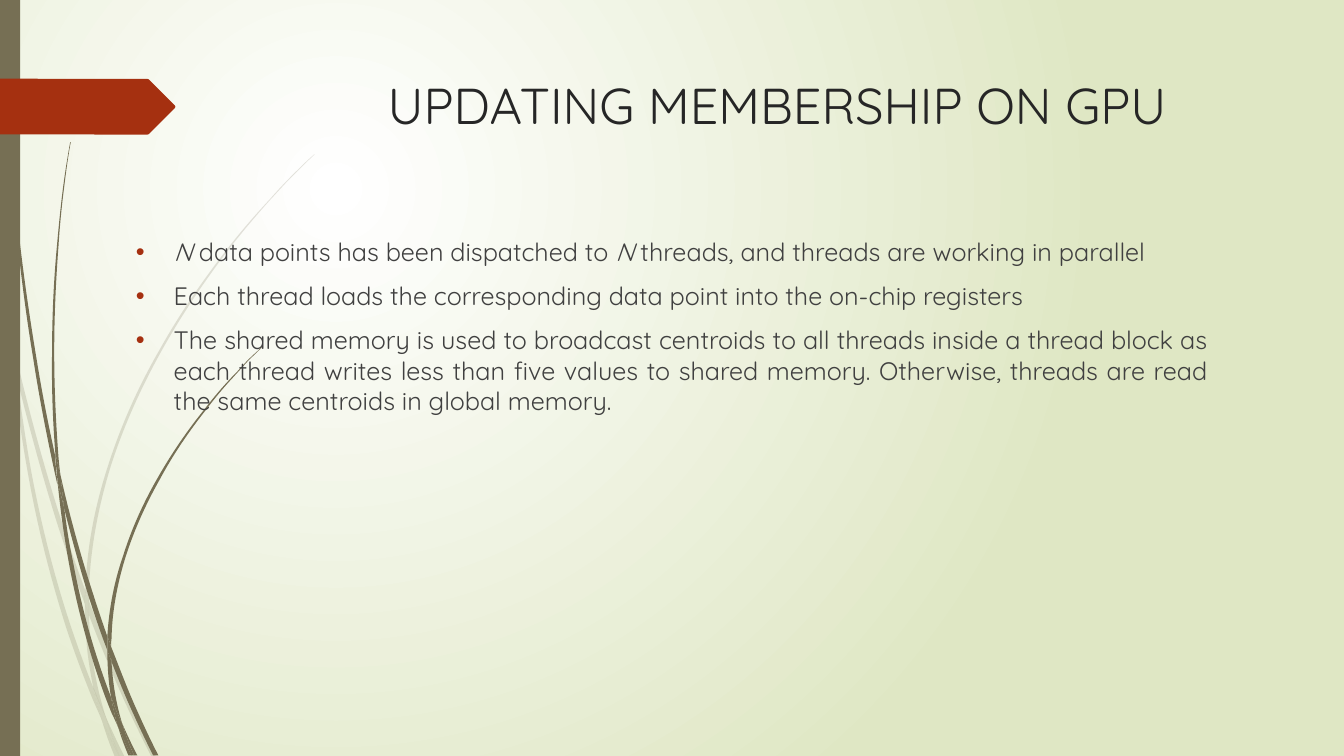
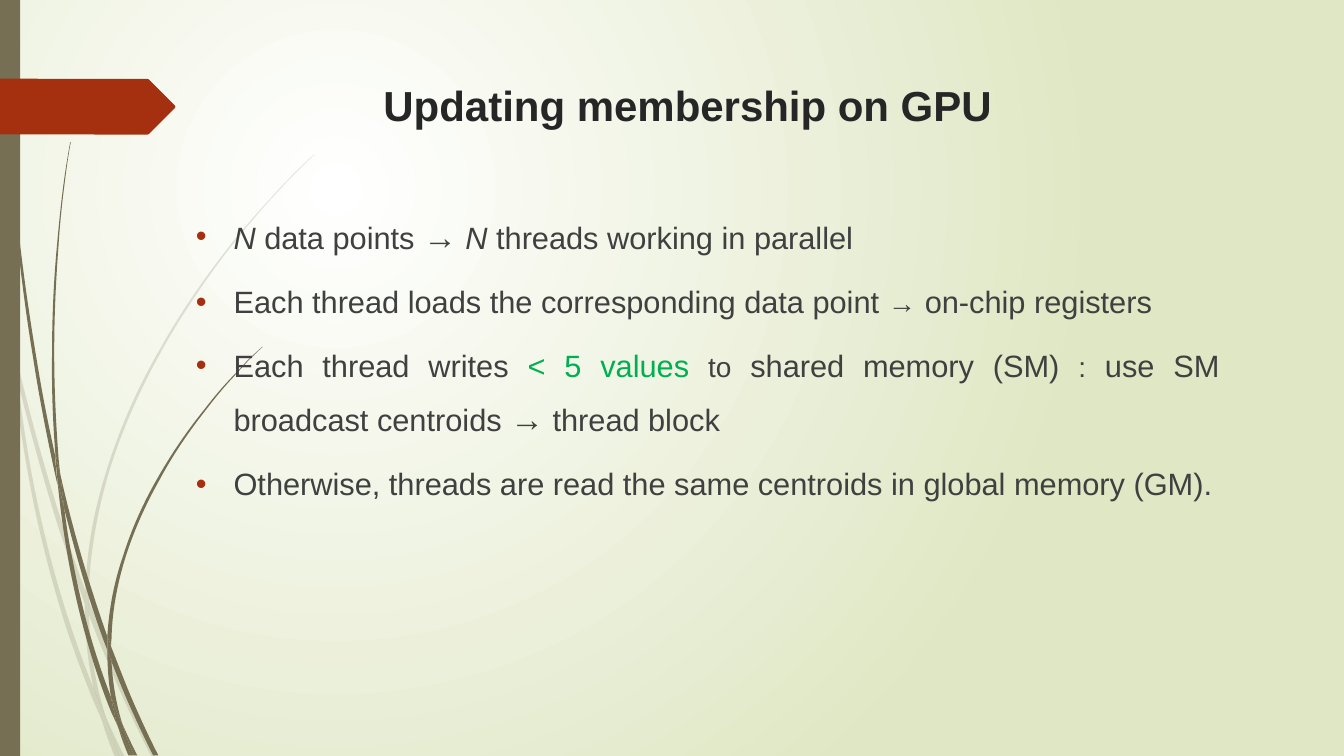
Before and after one commit to trungvdhp/master-ntou, a slide deck: slide 7 of ImageProcessing/Speeding up GFKM.pptx. Drawn at 1344x756 pixels with LibreOffice and Linux fonts; fonts in the diff are those of the drawing. Boxes give left, top, right and bottom in pixels: in the first picture for what was removed or moved away, otherwise in the second. Text is boxed around its words. In the diff, an @@ line names an element or a change of style, - is before the commit and + after.

```diff
--- a/ImageProcessing/Speeding up GFKM.pptx
+++ b/ImageProcessing/Speeding up GFKM.pptx
@@ title at <box>383,90,992,129</box>: text changed; size 36 to 30 pt; font Quicksand to Arial; bold on @@
-UPDATING MEMBERSHIP ON GPU
+Updating membership on GPU
@@ text at <box>234,226,1219,501</box>: text changed; size 18 to 22 pt; font Quicksand to Arial @@
-• N data points has been dispatched to N threads, and threads are working in parallel
-• Each thread loads the corresponding data point into the on-chip registers
-• The shared memory is used to broadcast centroids to all threads inside a thread block as each thread writes less than five values to shared memory. Otherwise, threads are read the same centroids in global memory.
+• N data points → N threads working in parallel
+• Each thread loads the corresponding data point → on-chip registers
+• Each thread writes < 5 values to shared memory (SM) : use SM broadcast centroids → thread block
+• Otherwise, threads are read the same centroids in global memory (GM).
```
Also in this commit, not shown: 22 other slides changed, 4 slides added, 4 slides removed, 1 other file.
